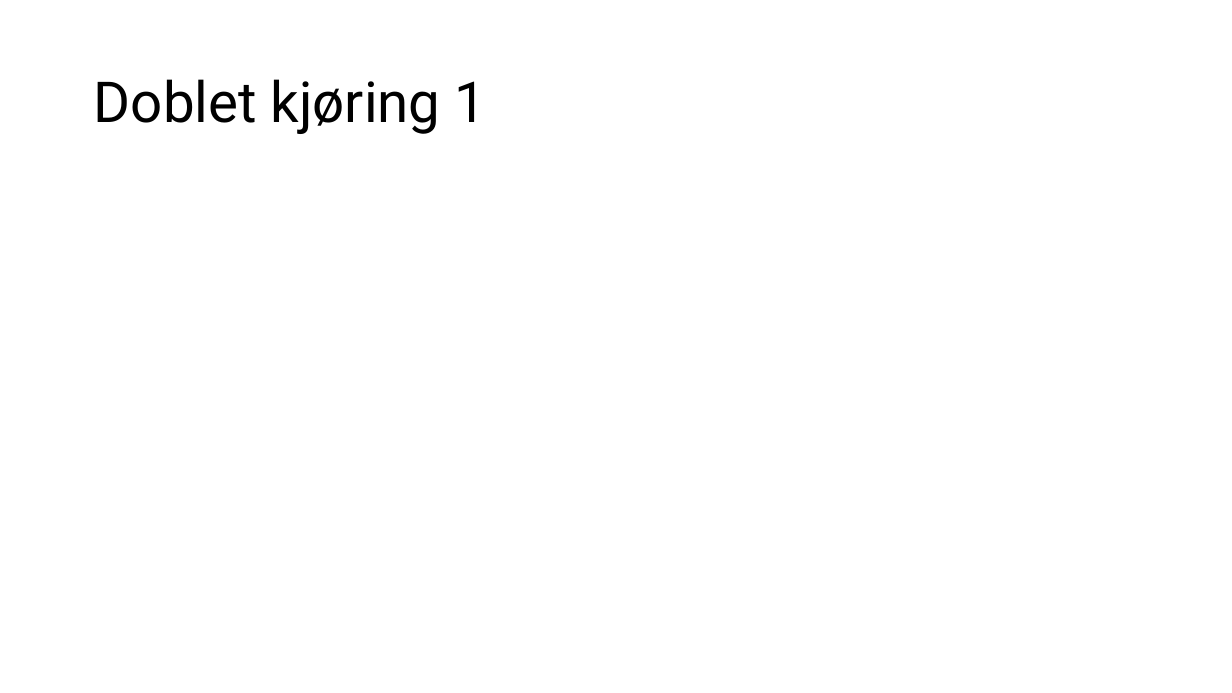
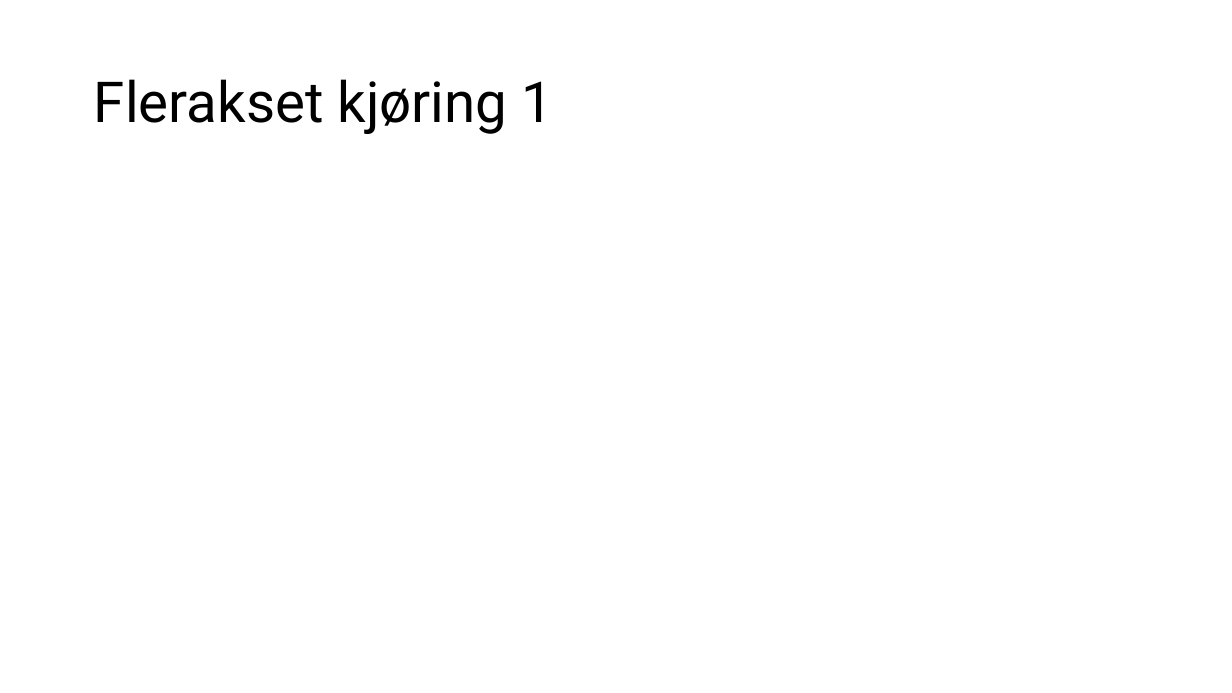
Before and after one commit to emilah-png/Bachelor, a slide deck: slide 4 of Presentasjon/simulerings presentasjon for Servi og NOV 25.04.25.pptx. Drawn at 1232x693 pixels with LibreOffice and Linux fonts; fonts in the diff are those of the drawing. Boxes give left, top, right and bottom in pixels: in the first picture for what was removed or moved away, otherwise in the second. Text is boxed around its words. In the diff, an @@ line names an element or a change of style, - is before the commit and + after.

```diff
--- a/Presentasjon/simulerings presentasjon for Servi og NOV 25.04.25.pptx
+++ b/Presentasjon/simulerings presentasjon for Servi og NOV 25.04.25.pptx
@@ title at [94,79,553,134]: text changed @@
-Doblet kjøring 1
+Flerakset kjøring 1
```
Also in this commit, not shown: 3 other slides changed, 46 other files.
